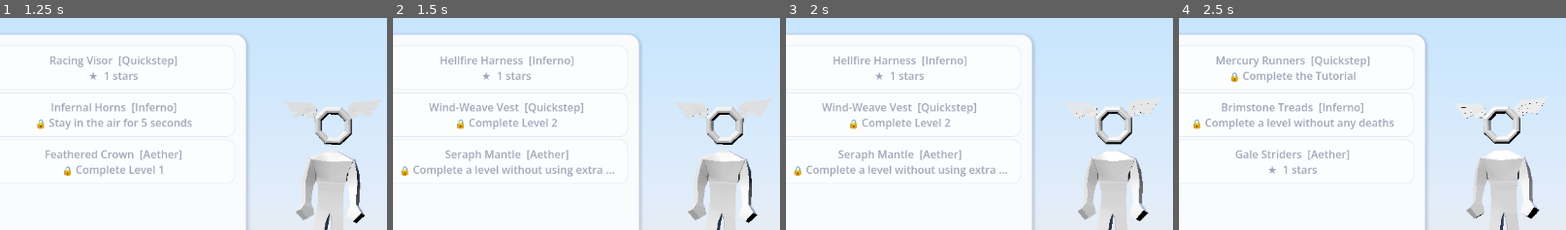
Above: before the commit, frames 1-4 (left to right).
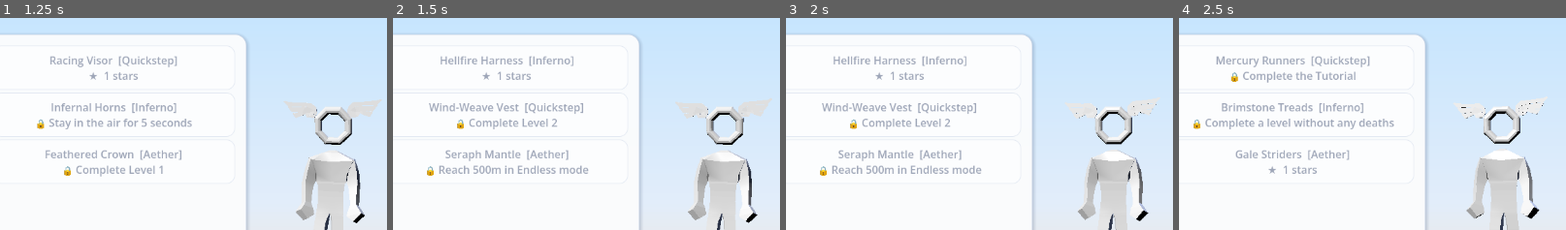
Above: after the commit, the same moments.

Repository: jpvds1/DDJD
Game: Godot game, scene res://scenes/ui/customization_menu.tscn
Two runs of this game, one before a commit and one after it. Both use one fixed random seed, a clock stepped at 60 frames per second and the inputs below. This scene is started directly instead of the project's main scene.
Inputs:
- Up to frame 1 (1.25 s): click "Head Empty" at 0.5 s
- Up to frame 2 (1.5 s): click "Chest Empty" at 1.25 s
- Up to frame 3 (2 s): no input
- Up to frame 4 (2.5 s): click "Boots Empty" at 2 s
The pictures show only the part of the screen within x 21-71%, y 10-60%; the shares and areas given below are measured in that part.

Frame 1 is identical in both runs. In frame 2, 1.1% of the frame differs, in the area x 2-58%, y 69-75%; in frame 3, 1.1%; in frame 4, nothing differs.

Commit message:
feat: endless mode achievement

Diff:
--- a/platformer-game/resources/gear_items/Chest/AngelWings.tres
+++ b/platformer-game/resources/gear_items/Chest/AngelWings.tres
@@ -8,8 +8,8 @@
 set_name = "Aether"
 slot = 1
 unlock_type = 3
-achievement_id = "no_extra_jumps"
-unlock_description = "Complete a level without using extra jumps"
+achievement_id = "endless_500m"
+unlock_description = "Reach 500m in Endless mode"
 jump_velocity_bonus = 0.3
 speed_bonus = -0.2
 metadata/_custom_type_script = "uid://1mwlo1yrpnfc"
--- a/platformer-game/scripts/player/achievement_manager.gd
+++ b/platformer-game/scripts/player/achievement_manager.gd
@@ -7,6 +7,7 @@
 const AIR_TIME_ID := "air_time_5s"
 const NO_EXTRA_JUMPS_ID := "no_extra_jumps"
 const NO_DEATHS_ID := "no_deaths"
+const ENDLESS_500M_ID := "endless_500m"
 
 const AIR_TIME_THRESHOLD := 5.0
 
--- a/platformer-game/scripts/systems/endless_manager.gd
+++ b/platformer-game/scripts/systems/endless_manager.gd
@@ -170,6 +170,8 @@
 			f.store_var(saves)
 			f.close()
 
+	if distance >= 500:
+		GlobalInventory.complete_achievement("endless_500m")
 	run_completed.emit(str(distance) + "m")
 
 # ---------------------------------------------------------
